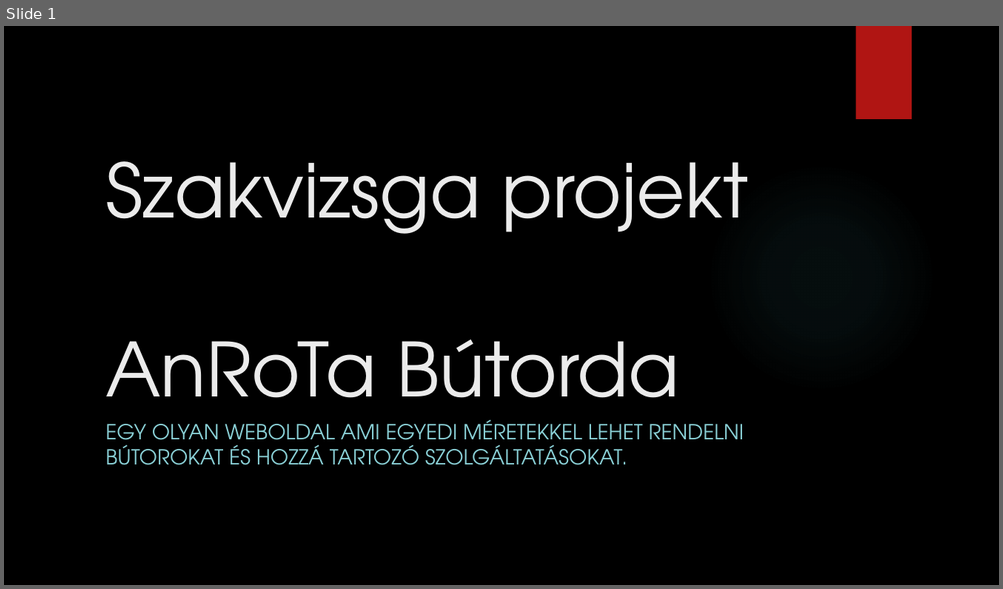
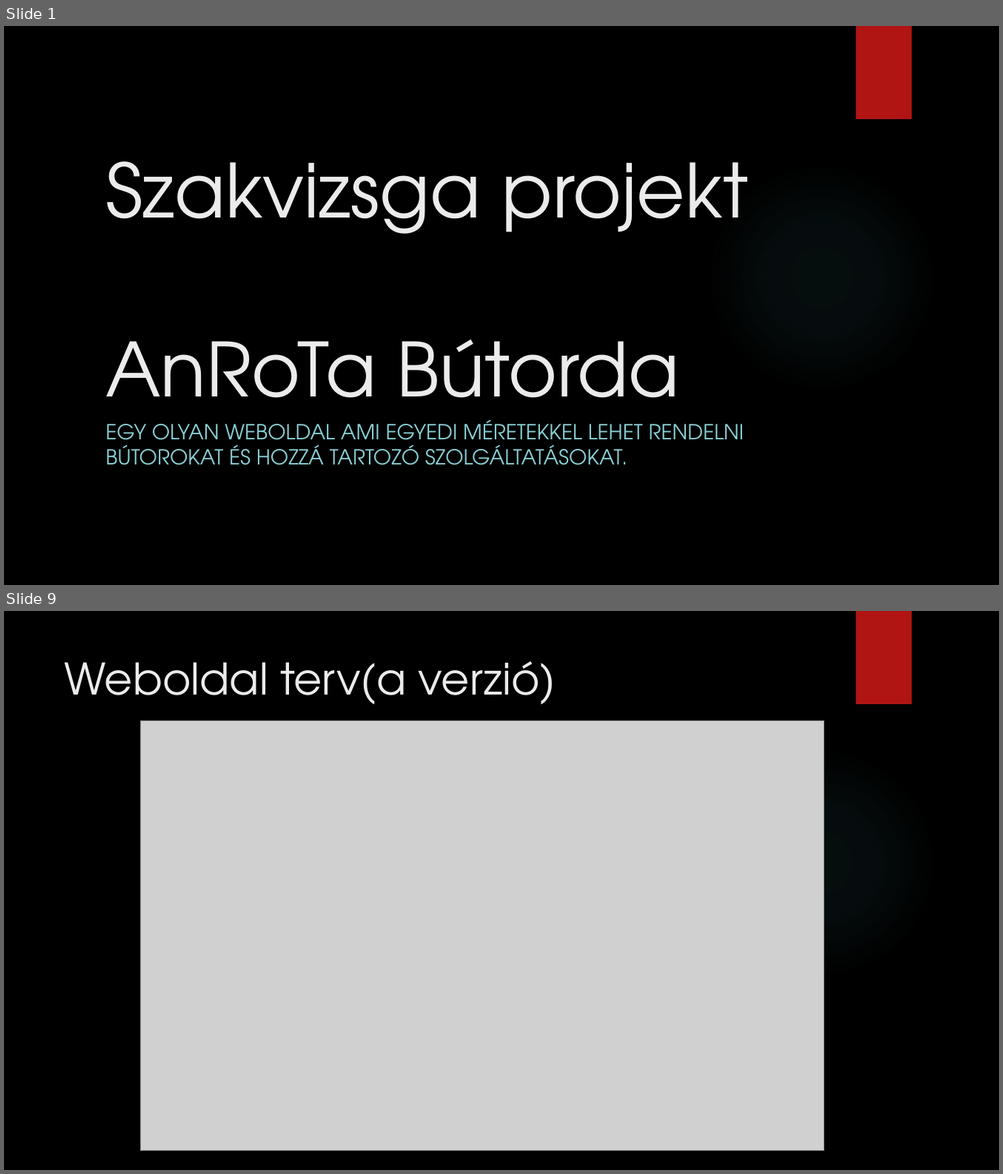
Before and after one commit to And-rea21/Projektmunka1, a slide deck: Szakvizsa projekt.pptx. Shown one above the other, each under a label of ours: slide 1 before the commit, slides 1 and 9 after it; the slides between them are not shown. The pictures are 1003x589 and 1003x1174 pixels, drawn with LibreOffice and Linux fonts; fonts in the diff are those of the drawing; grey boxes stand for pictures; background and template pictures are left out. Boxes give left, top, right and bottom in pixels: in the first picture for what was removed or moved away, otherwise in the second. Text is boxed around its words. In the diff, an @@ line names an element or a change of style, - is before the commit and + after.

Commit message:
Update Szakvizsa projekt.pptx
weboldal struktúra, és tervezett kinézet

```diff
--- a/Szakvizsa projekt.pptx
+++ b/Szakvizsa projekt.pptx
@@ slide 9 added at bbox=[4, 611, 999, 1170], background picture (left out); not listed: 2 template elements that a slide beside it also shows @@
@@ title added at bbox=[64, 661, 555, 704], 42 pt, text #EBEBEB @@
+Weboldal terv(a verzió)
@@ picture added at bbox=[141, 721, 824, 1151] @@
```
Also in this commit, not shown: 5 slides changed, 2 other slides added.
